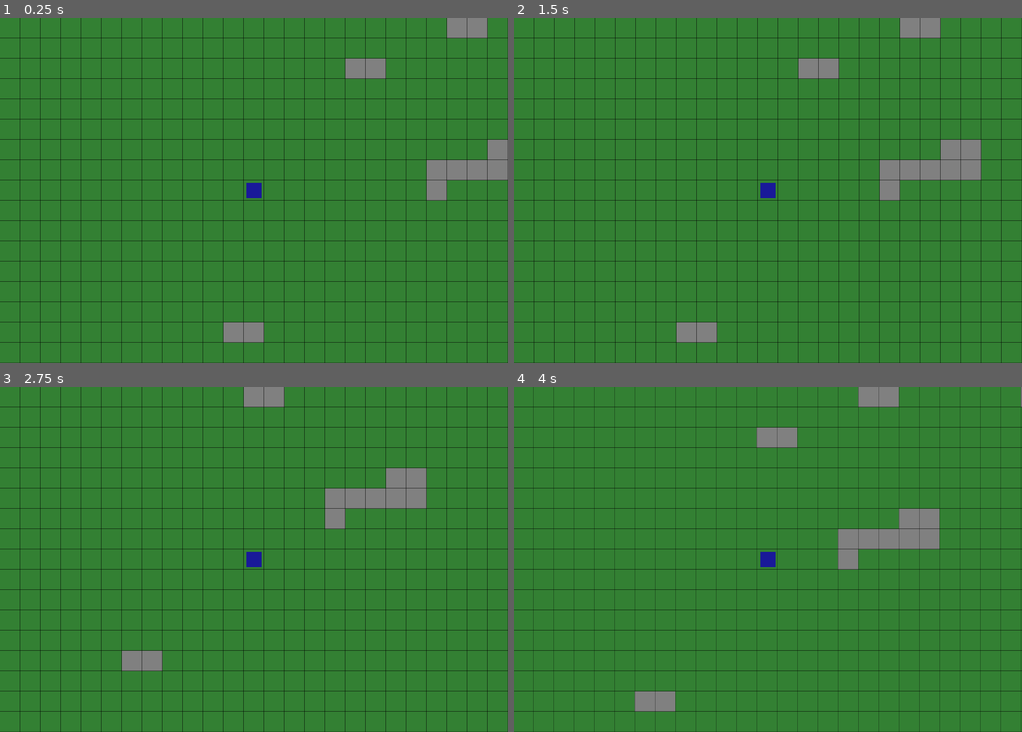
Above: before the commit, frames 1-4 (two rows, left to right).
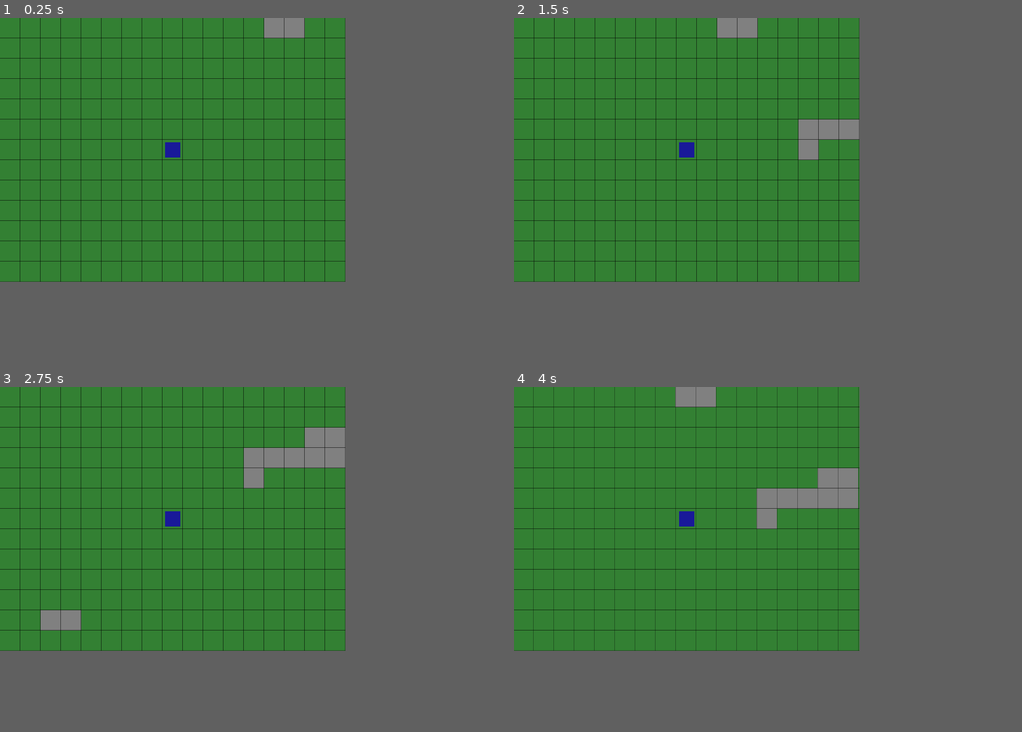
Above: after the commit, the same moments.

Repository: gabrielrheimer/classic-rpg-godot
Game: Godot game, scene res://scenes/game_map.tscn
Two runs of this game, one before a commit and one after it. Both use one fixed random seed, a clock stepped at 60 frames per second and the inputs below.
Inputs:
- Up to frame 1 (0.25 s): no input
- Up to frame 2 (1.5 s): tap Enter at 0.5 s; hold D (move_right) 0.53-1.28 s; hold S (move_down) from 1.28 s (still down)
- Up to frame 3 (2.75 s): release S (move_down) at 2.03 s; hold D (move_right) from 2.03 s (still down)
- Up to frame 4 (4 s): release D (move_right) at 2.78 s; hold W (move_up) 2.78-3.53 s; hold A (move_left) from 3.53 s (still down)
In our replay, the window is 800x544 before the commit and 544x416 after it. These sizes can differ from the game's own. Grey fills any space a smaller window leaves; there, only what the larger window draws over its background counts as a difference.

The runs differ from the first frame. In frame 1, 6.6% of the frame differs, in the area x 0-100%, y 0-100%; in frame 2, 8.0%; in frame 3, 8.5%; in frame 4, 8.9%.

Commit message:
feat: reduce viewport/camera size

Diff:
--- a/project.godot
+++ b/project.godot
@@ -21,8 +21,8 @@
 
 [display]
 
-window/size/viewport_width=800
-window/size/viewport_height=544
+window/size/viewport_width=544
+window/size/viewport_height=416
 window/size/mode=2
 window/stretch/mode="canvas_items"
 
--- a/scenes/game_map.tscn
+++ b/scenes/game_map.tscn
@@ -11,7 +11,7 @@
 script = ExtResource("2_renderer")
 
 [node name="Camera2D" type="Camera2D" parent="."]
-position = Vector2(400, 272)
+position = Vector2(272, 208)
 
 [node name="Player" type="Node2D" parent="."]
 script = ExtResource("3_player")
--- a/scripts/map_renderer.gd
+++ b/scripts/map_renderer.gd
@@ -5,8 +5,8 @@
 const COLOR_FLOOR = Color(0.2, 0.5, 0.2)
 const COLOR_GRID_OUTLINE = Color(0, 0, 0, 0.3)
 
-const VIEW_RADIUS_X = 12
-const VIEW_RADIUS_Y = 8
+const VIEW_RADIUS_X = 8
+const VIEW_RADIUS_Y = 6
 
 var visual_center: Vector2
 
Not shown, changed: CHANGELOG.md
